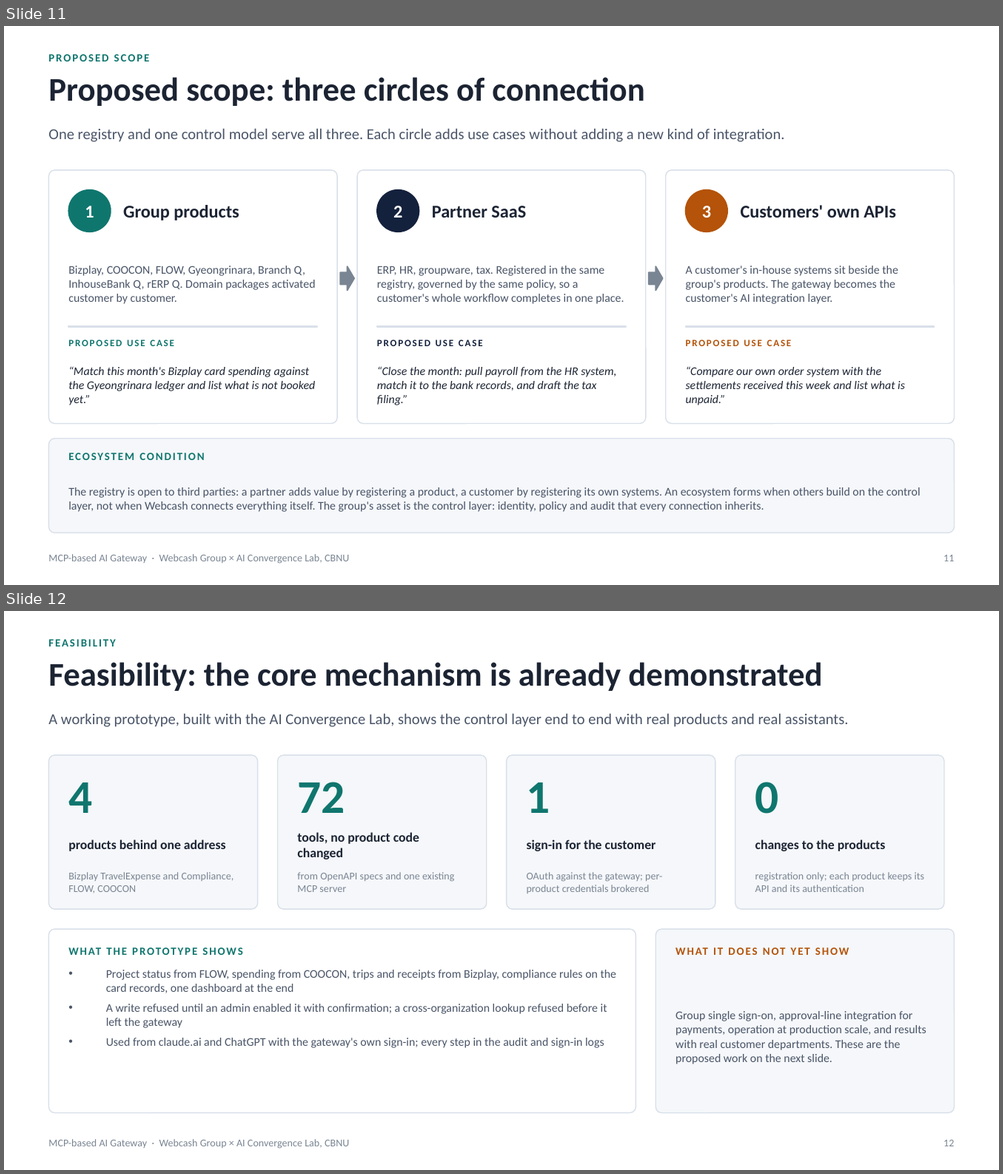
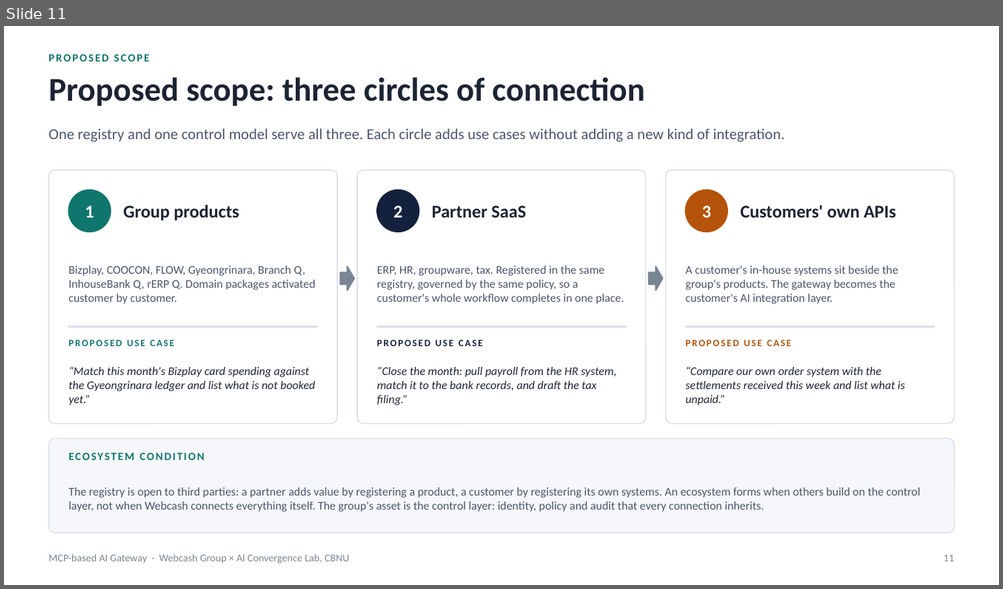
Before and after one commit to Chansokheang/MCP_Server_Portal, a slide deck: docs/webcash-ai-gateway-concept.pptx. Shown one above the other, each under a label of ours: slides 11 and 12 before the commit, slide 11 after it. The pictures are 1003x1174 and 1003x589 pixels, drawn with LibreOffice and Linux fonts; fonts in the diff are those of the drawing. Boxes give left, top, right and bottom in pixels: in the first picture for what was removed or moved away, otherwise in the second. Text is boxed around its words. In the diff, an @@ line names an element or a change of style, - is before the commit and + after.

```diff
--- a/docs/webcash-ai-gateway-concept.pptx
+++ b/docs/webcash-ai-gateway-concept.pptx
@@ slide 12 removed at <box>4,611,999,1170</box>, background #FFFFFF @@
@@ text removed at <box>48,639,115,647</box> @@
-FEASIBILITY
@@ text removed at <box>48,662,822,691</box> @@
-Feasibility: the core mechanism is already demonstrated
@@ text removed at <box>48,713,848,727</box> @@
-A working prototype, built with the AI Convergence Lab, shows the control layer end to end with real products and real assistants.
@@ rounded rectangle removed at <box>48,755,258,909</box> @@
@@ rounded rectangle removed at <box>278,755,486,909</box> @@
@@ rounded rectangle removed at <box>506,755,715,909</box> @@
@@ rounded rectangle removed at <box>735,755,944,909</box> @@
@@ text removed at <box>68,783,92,813</box> @@
-4
@@ text removed at <box>297,782,344,813</box> @@
-72
@@ text removed at <box>526,782,550,813</box> @@
-1
@@ text removed at <box>755,782,779,814</box> @@
-0
@@ text removed at <box>297,832,419,860</box> @@
-tools, no product code changed
@@ text removed at <box>68,840,226,851</box> @@
-products behind one address
@@ text removed at <box>526,840,656,851</box> @@
-sign-in for the customer
@@ text removed at <box>755,840,885,851</box> @@
-changes to the products
@@ text removed at <box>68,872,234,893</box> @@
-Bizplay TravelExpense and Compliance, FLOW, COOCON
@@ text removed at <box>297,872,454,892</box> @@
-from OpenAPI specs and one existing MCP server
@@ text removed at <box>526,872,662,894</box> @@
-OAuth against the gateway; per-product credentials brokered
@@ text removed at <box>755,872,924,892</box> @@
-registration only; each product keeps its API and its authentication
@@ rounded rectangle removed at <box>48,929,635,1113</box> @@
@@ text removed at <box>68,941,566,961</box> @@
-WHAT THE PROTOTYPE SHOWS
@@ rounded rectangle removed at <box>655,929,954,1113</box> @@
@@ text removed at <box>675,941,934,961</box> @@
-WHAT IT DOES NOT YET SHOW
@@ text removed at <box>106,970,617,1048</box> @@
-• Project status from FLOW, spending from COOCON, trips and receipts from Bizplay, compliance rules on the card records, one dashboard at the end
-• A write refused until an admin enabled it with confirmation; a cross-organization lookup refused before it left the gateway
-• Used from claude.ai and ChatGPT with the gateway's own sign-in; every step in the audit and sign-in logs
@@ text removed at <box>675,1011,926,1065</box> @@
-Group single sign-on, approval-line integration for payments, operation at production scale, and results with real customer departments. These are the proposed work on the next slide.
@@ text removed at <box>48,1139,349,1149</box> @@
-MCP-based AI Gateway · Webcash Group × AI Convergence Lab, CBNU
@@ text removed at <box>943,1140,953,1147</box> @@
-12
```
Also in this commit, not shown: 1 slide added, 1 other file.
